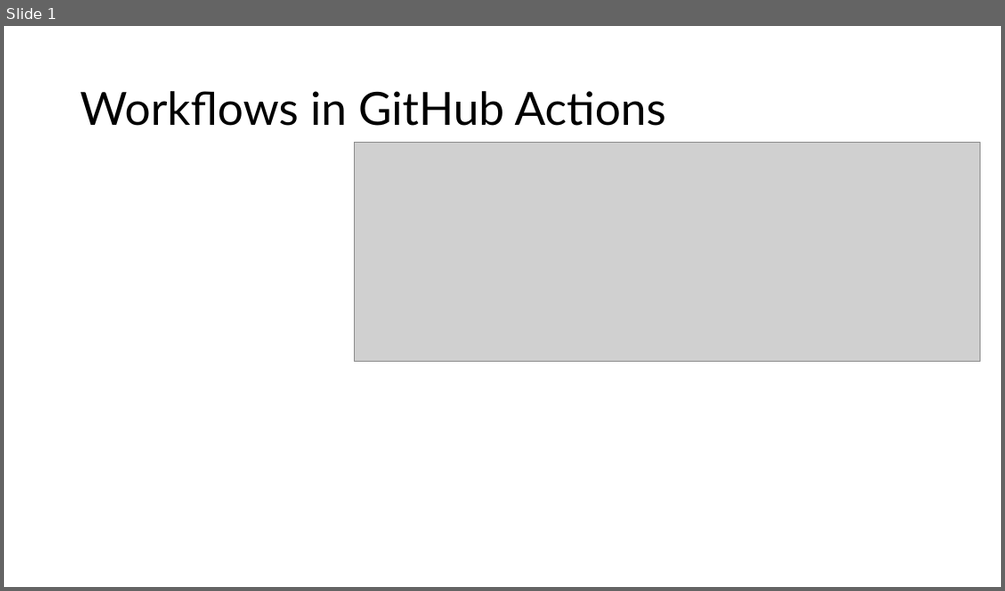
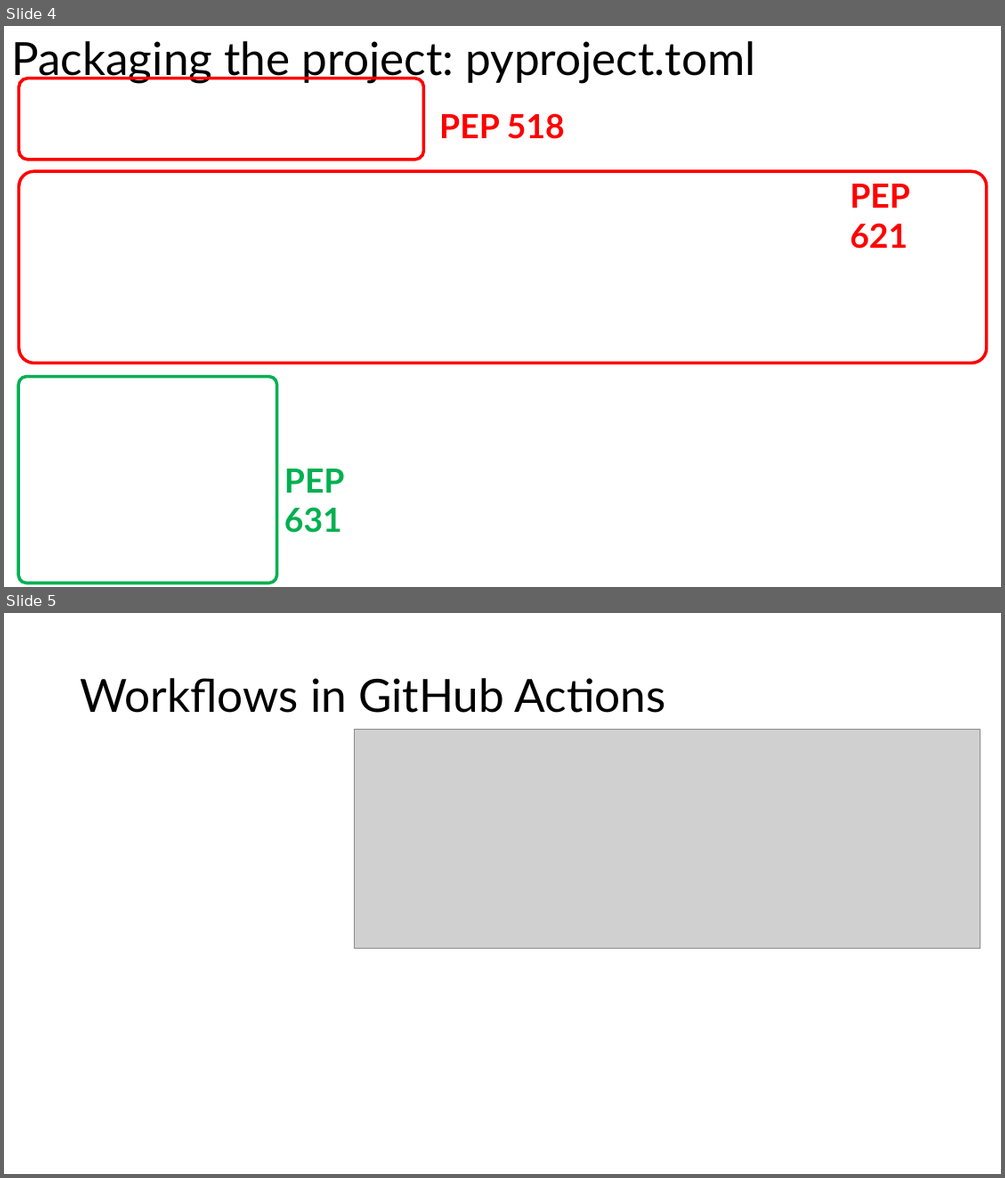
Before and after one commit to haberzdomi/CI-pipeline_project, a slide deck: Präsentation1.pptx. Shown one above the other, each under a label of ours: slide 1 before the commit, slides 4 and 5 after it. The pictures are 1005x591 and 1005x1178 pixels, drawn with LibreOffice and Linux fonts; fonts in the diff are those of the drawing; grey boxes stand for pictures; background and template pictures are left out. Boxes give left, top, right and bottom in pixels: in the first picture for what was removed or moved away, otherwise in the second. Text is boxed around its words. In the diff, an @@ line names an element or a change of style, - is before the commit and + after.

Commit message:
Add packaging and act part to presentation

```diff
--- a/Präsentation1.pptx
+++ b/Präsentation1.pptx
@@ slide 4 added at <box>4,26,1001,587</box>, background picture (left out) @@
@@ title added at <box>11,41,755,84</box>, 44 pt, text #000000 @@
+Packaging the project: pyproject.toml
@@ rounded rectangle added at <box>19,79,423,160</box>, outline #FF0000 3 pt @@
@@ text added at <box>439,113,565,139</box>, 32 pt, text #FF0000, bold @@
+PEP 518
@@ rounded rectangle added at <box>19,171,987,362</box>, outline #FF0000 3 pt @@
@@ text added at <box>850,184,910,248</box>, 32 pt, text #FF0000, bold @@
+PEP 621
@@ rounded rectangle added at <box>18,377,277,583</box>, outline #00B050 3 pt @@
@@ text added at <box>284,468,345,532</box>, 32 pt, text #00B050, bold @@
+PEP 631
@@ what was slide 1 is now slide 5 @@
```
Also in this commit, not shown: 4 other slides added.
